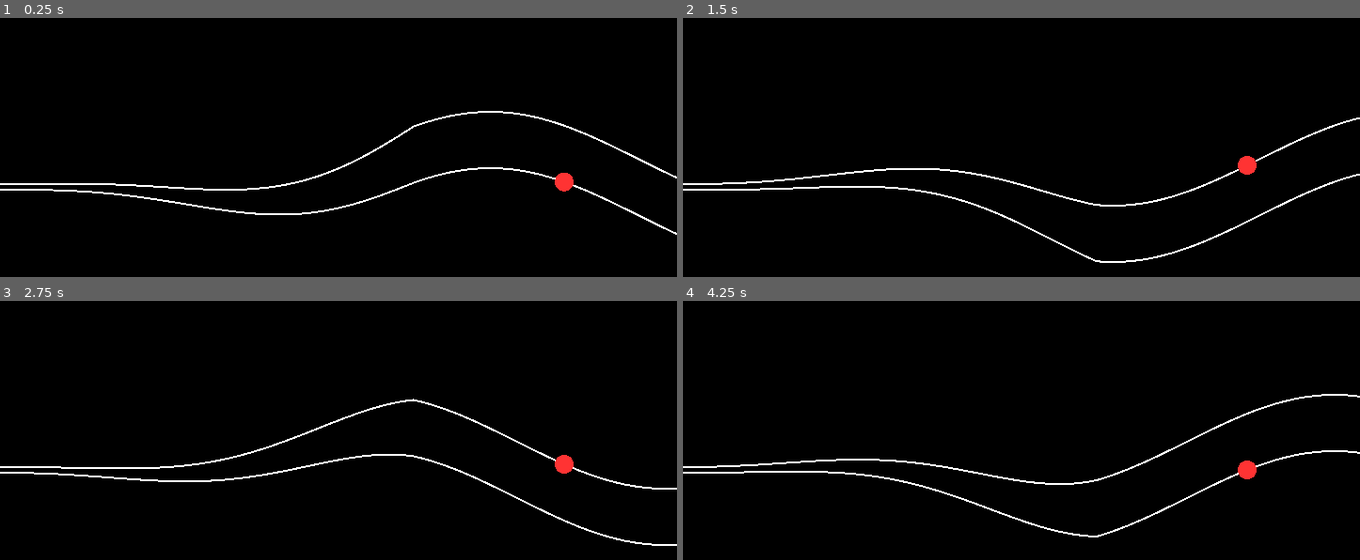
Above: before the commit, frames 1-4 (two rows, left to right).
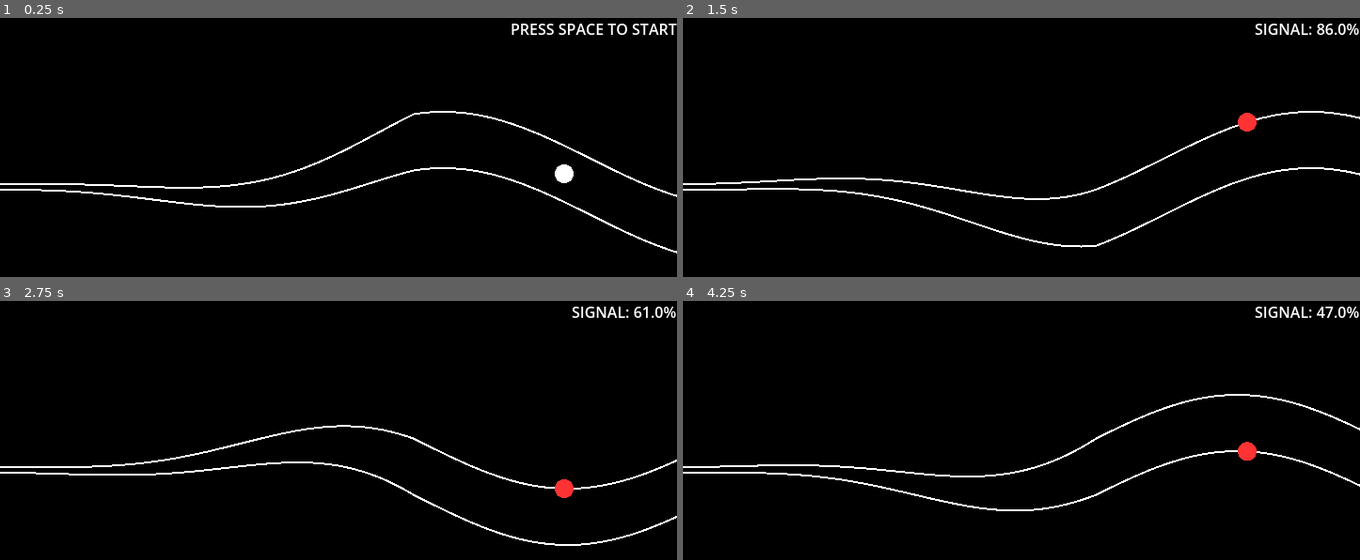
Above: after the commit, the same moments.

Repository: kpicaza/signal-riders
Game: Godot game, scene res://scenes/main.tscn
Two runs of this game, one before a commit and one after it. Both use one fixed random seed, a clock stepped at 60 frames per second and the inputs below. The project has no main scene, so this scene is started directly.
Inputs (mouse positions are in pixels of both pictures, inside the frame that each line leads up to):
- Up to frame 1 (0.25 s): no input
- Up to frame 2 (1.5 s): tap Space at 0.5 s; move the mouse to (1170, 170) at 0.52 s; hold Up (ui_up) 0.53-1.25 s; tap Enter (ui_accept) at 0.6, 0.77, 1.07 s; click (1170, 170) at 0.67 s; drag from (886, 204) to (987, 253) at 1.27 s
- Up to frame 3 (2.75 s): move the mouse to (406, 396) at 2.02 s; hold Up (ui_up) from 2.03 s (still down); tap Alt at 2.1 s; tap Enter (ui_accept) at 2.3 s
- Up to frame 4 (4.25 s): release Up (ui_up) at 2.75 s; drag from (987, 536) to (818, 420) at 2.77 s; move the mouse to (1224, 521) at 3.52 s; hold Down (ui_down) from 3.53 s (still down); tap Enter (ui_accept) at 3.6, 3.77, 4.07 s

The runs differ from the first frame. In frame 1, 3.1% of the frame differs, in the area x 6-100%, y 2-91%; in frame 2, 3.1%; in frame 3, 3.2%; in frame 4, 3.2%, in the area x 5-100%, y 2-92%.

Commit message:
feat(game): define basic game loop

Diff:
--- a/scenes/main.tscn
+++ b/scenes/main.tscn
@@ -1,9 +1,12 @@
-[gd_scene load_steps=3 format=3 uid="uid://d0677v7rjfvv6"]
+[gd_scene load_steps=5 format=3 uid="uid://d0677v7rjfvv6"]
 
 [ext_resource type="Script" uid="uid://tc5qw1drua5e" path="res://src/wave_node.gd" id="1_o5qli"]
+[ext_resource type="Script" uid="uid://dq4uqi35ykeo7" path="res://src/game.gd" id="1_sugp2"]
 [ext_resource type="Script" uid="uid://bjml21lafiiop" path="res://src/player_node.gd" id="2_0wfyh"]
+[ext_resource type="Script" uid="uid://ckn0mytvtc3kg" path="res://src/hud.gd" id="4_jyhfs"]
 
 [node name="Main" type="Node2D"]
+script = ExtResource("1_sugp2")
 
 [node name="ColorRect" type="ColorRect" parent="."]
 custom_minimum_size = Vector2(720, 360)
@@ -17,3 +20,15 @@
 
 [node name="Player" type="Node2D" parent="."]
 script = ExtResource("2_0wfyh")
+
+[node name="Hud" type="CanvasLayer" parent="."]
+script = ExtResource("4_jyhfs")
+
+[node name="Label" type="Label" parent="Hud"]
+anchors_preset = -1
+anchor_left = 0.94400007
+anchor_right = 1.0
+anchor_bottom = 0.064
+offset_left = 0.3199463
+offset_bottom = -0.040000916
+grow_horizontal = 0
--- /dev/null
+++ b/src/game.gd
@@ -0,0 +1,26 @@
+extends Node2D
+
+@onready var player: Node2D = $Player
+@onready var hud: CanvasLayer  = $Hud
+@onready var wave: Node2D = %Wave
+
+var session: GameSession
+
+func _ready():
+	session = GameSession.new()
+	session.duration = 30.0
+
+	wave.set_session(session)
+	player.set_session(session)
+	hud.set_session(session)
+
+func _process(delta):
+	session.update(delta)
+
+	if session.state == GameSession.State.READY and Input.is_action_just_pressed("ui_accept"):
+		player.reset_to_wave_center()
+		session.start()
+
+	if session.state == GameSession.State.GAME_OVER and Input.is_action_just_pressed("ui_accept"):
+		player.reset_to_wave_center()
+		session.start()
--- /dev/null
+++ b/src/game_session.gd
@@ -0,0 +1,27 @@
+class_name GameSession
+extends RefCounted
+
+enum State { READY, PLAYING, GAME_OVER }
+
+var state: State = State.READY
+var signal_health: float = 1.0
+var duration: float = 30.0
+var elapsed: float = 0.0
+
+func start() -> void:
+	state = State.PLAYING
+	elapsed = 0.0
+	signal_health = 1.0
+
+func update(delta: float) -> void:
+	if state != State.PLAYING:
+		return
+
+	elapsed += delta
+	if elapsed >= duration or signal_health <= 0.0:
+		state = State.GAME_OVER
+
+func apply_signal_damage(amount: float) -> void:
+	signal_health = max(0.0, signal_health - amount)
+	if signal_health <= 0.0:
+		state = State.GAME_OVER
--- /dev/null
+++ b/src/hud.gd
@@ -0,0 +1,22 @@
+extends CanvasLayer
+
+@onready var label: Label = $Label
+
+var session: GameSession
+
+func set_session(game_session: GameSession) -> void:
+	session = game_session
+
+func _process(_delta):
+	if session == null:
+		return
+
+	var text := ""
+	match session.state:
+		GameSession.State.READY:
+			text = "PRESS SPACE TO START"
+		GameSession.State.PLAYING:
+			text = "SIGNAL: " + str(round(session.signal_health  * 100)) + "%"
+		GameSession.State.GAME_OVER:
+			text = "SIGNAL LOST - PRESS SPACE"
+	label.text = text
--- a/src/player_node.gd
+++ b/src/player_node.gd
@@ -3,37 +3,55 @@
 @onready var wave_node: Node2D = %Wave
 
 @export var hit_x: float = 600.0
-@export var follow_speed: float = 200.0
 @export var move_speed: float = 200.0
 
+var session: GameSession = null
 var model: PlayerSignal
-var inside := true
-var signal_health := 1.0
+var inside: bool = true
+var signal_health: float = 1.0
+
+func set_session(game_session: GameSession) -> void:
+	session = game_session
 
 func _ready() -> void:
 	model = PlayerSignal.new()
 	model.y = get_viewport_rect().size.y * 0.5
-
+	reset_to_wave_center()
 
 func _process(delta: float) -> void:
-	var dir := 0.0
-	if Input.is_action_pressed("ui_up"):
-		dir -= 1.0
-	if Input.is_action_pressed("ui_down"):
-		dir += 1.0
-	model.apply_input(dir, move_speed, delta)
+	var can_play := true
+	if session != null and session.state != GameSession.State.PLAYING:
+		can_play = false
 
-	var band : WaveBand = wave_node.wave.get_band_at_x(hit_x)
+	if can_play:
+		var dir := 0.0
+		if Input.is_action_pressed("ui_up"):
+			dir -= 1.0
+		if Input.is_action_pressed("ui_down"):
+			dir += 1.0
+		model.apply_input(dir, move_speed, delta)
+
+	var band: WaveBand = wave_node.wave.get_band_at_x(hit_x)
 	inside = model.is_inside_band(band)
 
 	var collided := model.clamp_to_band(band)
+
 	if collided:
-		signal_health -= 0.2 * delta
+		if session != null:
+			session.apply_signal_damage(0.2 * delta)
+		else:
+			signal_health -= 0.2 * delta
 
 	position.x = hit_x
 	position.y = model.y
 	queue_redraw()
 
+func reset_to_wave_center() -> void:
+	var band: WaveBand = wave_node.wave.get_band_at_x(hit_x)
+	model.y = band.center
+	position.x = hit_x
+	position.y = model.y
+
 func _draw() -> void:
 	var color := Color.WHITE if inside else Color(1, 0.2, 0.2)
 	draw_circle(Vector2.ZERO, 10.0, color)
--- a/src/wave.gd
+++ b/src/wave.gd
@@ -6,7 +6,7 @@
 var frequency: float = 1.0
 var phase: float = 0.0
 var thickness: float = 40.0
-var min_thickness: float = 4.0    # grosor al nacer
+var min_thickness: float = 4.0
 
 var spawn_y: float = 200.0
 var spawn_static_len: float = 40.0
--- a/src/wave_node.gd
+++ b/src/wave_node.gd
@@ -1,6 +1,7 @@
 extends Node2D
 
 var wave: Wave = Wave.new()
+var session: GameSession = null
 
 func _ready():
 	var h := get_viewport_rect().size.y
@@ -10,7 +11,12 @@
 	wave.thickness = 60.0
 	wave.min_thickness = 6.0
 
+func set_session(game_session: GameSession) -> void:
+	session = game_session
+
 func _process(delta):
+	if session == null or session.state != GameSession.State.PLAYING:
+		return
 	wave.phase -= delta * 2.0
 	queue_redraw()
 
--- /dev/null
+++ b/tests/test_game_session.gd
@@ -0,0 +1,24 @@
+extends GutTest
+
+func test_session_starts_in_ready():
+	var s := GameSession.new()
+	assert_eq(s.state, GameSession.State.READY)
+
+func test_session_moves_to_playing_on_start():
+	var s := GameSession.new()
+	s.start()
+	assert_eq(s.state, GameSession.State.PLAYING)
+
+func test_session_goes_game_over_when_signal_empty():
+	var s := GameSession.new()
+	s.start()
+	s.signal_health = 0.0
+	s.update(0.1)
+	assert_eq(s.state, GameSession.State.GAME_OVER)
+
+func test_session_ends_when_time_reaches_duration():
+	var s := GameSession.new()
+	s.duration = 5.0
+	s.start()
+	s.update(5.1)
+	assert_eq(s.state, GameSession.State.GAME_OVER)
Not shown, added: src/game.gd.uid
Not shown, added: src/game_session.gd.uid
Not shown, added: src/hud.gd.uid
Not shown, added: tests/test_game_session.gd.uid
